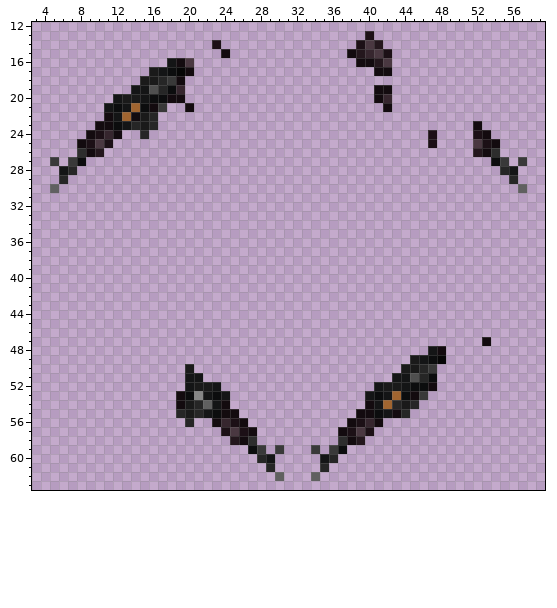
One commit to this pixel-art sprite: Resources/Textures/_Sunrise/Objects/Weapons/Guns/LMGs/rpd/tiny.rsi/inhand-left.png. The picture above is the old version.
The file is 64x64 pixels. Colours within 5 levels of each other are drawn and written as one. Shown: x 3..59, y 12..63.
After:
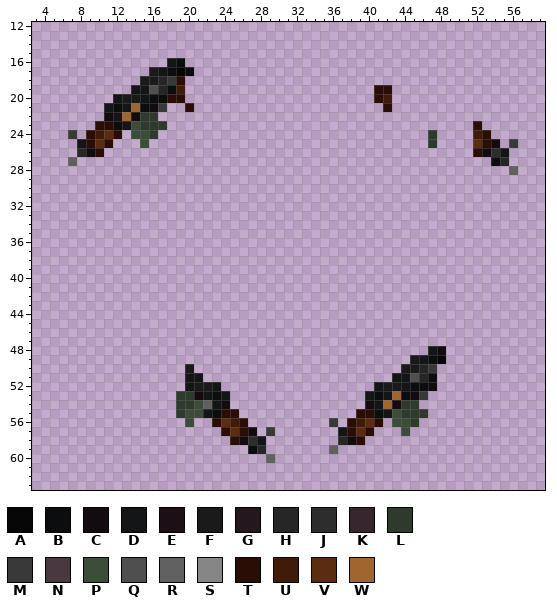
Palette (. is transparent): A #060606  B #0c0d0e  C #130b0f  D #141516  E #1c1016  F #1a1a1a  G #24171d  H #262626  J #2d2d2d  K #36262e  L #2e3b2c  M #393939  N #4a3841  P #3b4c39  Q #4f4f4f  R #606060  S #868686  T #2a0e05  U #411b0a  V #5b2c0f  W #a16530
The exact change:
y 13: x 40 E -> .
y 14: x 23 E -> .; x 39..41 ENG -> ...
y 15: x 24 C -> .; x 38..42 CGKNE -> .....
y 16: x 19..20 CN -> B.; x 39..42 CCGN -> ....
y 17: x 20 C -> B; x 41..42 CC -> ..
y 18: x 19 C -> T
y 19: x 19 K -> U; x 41..42 CC -> TT
y 20: x 18..19 CC -> TT; x 41..42 CK -> TU
y 21: x 20 C -> T; x 42 C -> T
y 22: x 15..16 FH -> LL
y 23: x 10..11 CC -> TT; x 14..17 HFH. -> PLLL; x 52 C -> T
y 24: x 7 . -> M; x 9..12 CEKC -> TUVT; x 14..16 .H. -> PPL; x 47 E -> L; x 52..53 EC -> UT
y 25: x 8..11 CENE -> DTVT; x 15 . -> P; x 47 E -> L; x 52..53 NE -> VT; x 56 . -> M
y 26: x 8 J -> H; x 10 G -> T; x 52 G -> T; x 55 . -> D
y 27: x 5 M -> .; x 7..8 MB -> R.; x 55 M -> H; x 57 M -> .
y 28: x 6..7 DH -> ..; x 55..56 HD -> .R
y 29: x 6 H -> .; x 56 H -> .
y 30: x 5 R -> .; x 57 R -> .
y 47: x 53 C -> .
y 53: x 19..21 CBS -> LLC
y 54: x 19..21 CFH -> LLP; x 43..45 HFH -> CLL
y 55: x 19..21 HFH -> LPP; x 24..25 CC -> TT; x 39..40 CC -> TT; x 43..46 CH.. -> PLLL
y 56: x 20 H -> P; x 23..26 CKEC -> TVUT; x 36 . -> M; x 38..41 CEKC -> TUVT; x 43..45 ... -> PPL
y 57: x 24..26 ENE -> TVT; x 29 . -> M; x 37..40 CENE -> DTVT; x 44 . -> P
y 58: x 25 G -> T; x 28 . -> D; x 37 J -> H; x 39 G -> T
y 59: x 28 M -> H; x 30 M -> .; x 34 M -> .; x 36..37 MB -> R.
y 60: x 28..29 HD -> .R; x 35..36 DH -> ..
y 61: x 29 H -> .; x 35 H -> .
y 62: x 30 R -> .; x 34 R -> .
